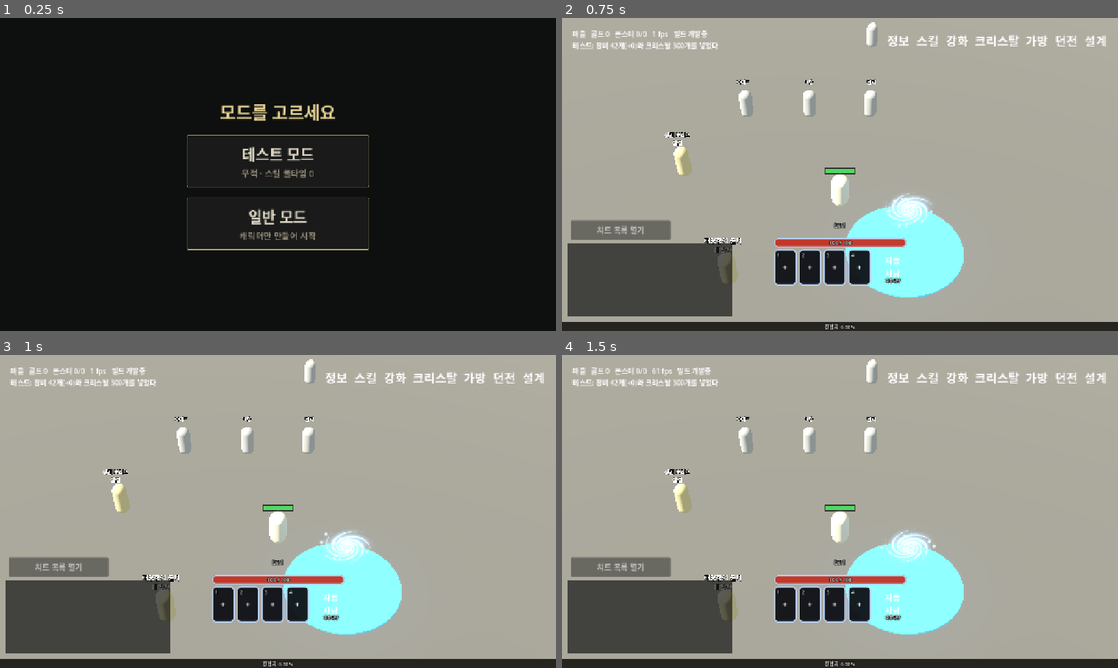
Above: before the commit, frames 1-4 (two rows, left to right).
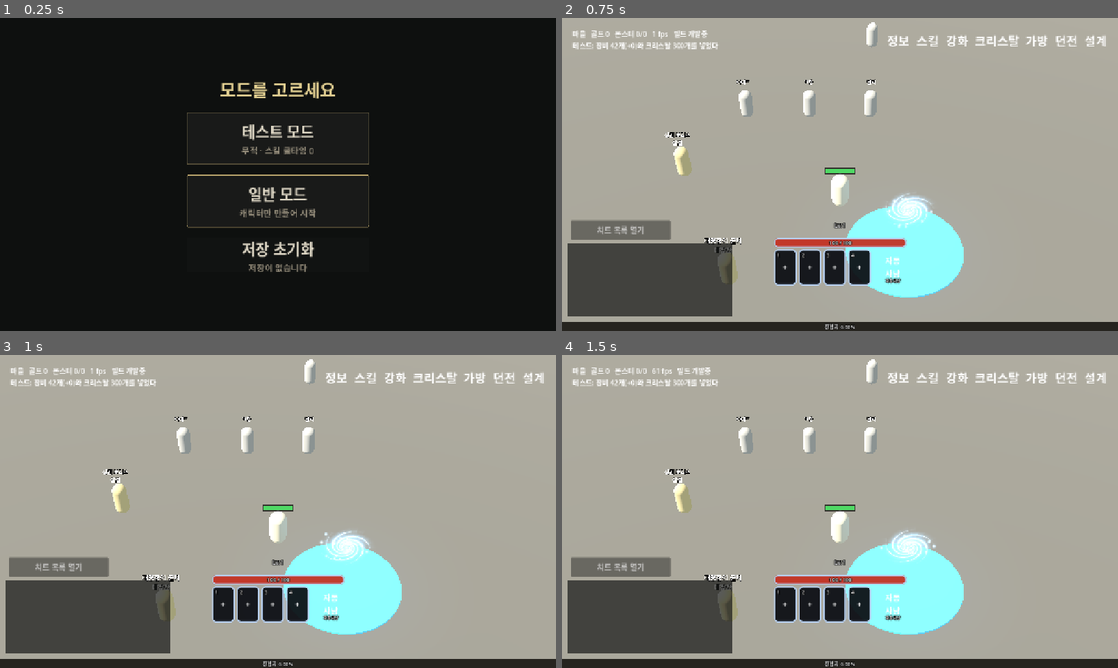
Above: after the commit, the same moments.

Repository: gogoalswo/MMORPG
Game: Godot game, scene res://start.tscn
Two runs of this game, one before a commit and one after it. Both use one fixed random seed, a clock stepped at 60 frames per second and the inputs below.
Inputs (mouse positions are in pixels of both pictures, inside the frame that each line leads up to):
- Up to frame 1 (0.25 s): no input
- Up to frame 2 (0.75 s): click (840, 161) at 0.52 s
- Up to frame 3 (1 s): no input
- Up to frame 4 (1.5 s): click (784, 605) at 1.27 s

The runs differ from the first frame. In frame 1, 4.0% of the frame differs, in the area x 33-67%, y 20-82%; in frame 2, nothing differs; in frame 3, nothing differs; in frame 4, nothing differs.

Commit message:
시작 화면에 저장 초기화 단추 — 두 번 눌러야 지운다
두 모드가 저장 하나를 같이 써서 테스트 모드에서 올린 100레벨이 일반 모드에 떴다.
지우면 다음에 고르는 모드는 1레벨부터 시작한다.

Co-Authored-By: Claude Opus 5.5 <noreply@anthropic.com>
Claude-Session: https://claude.ai/code/session_01QD7wisbkFpw9YEWmwDEDHv

Diff:
--- a/godot/game/start_screen.gd
+++ b/godot/game/start_screen.gd
@@ -17,6 +17,11 @@
 
 var test_button: Button
 var normal_button: Button
+## 저장 초기화 — **두 번 눌러야 지운다** (2026-09-26 요청: "초기화 버튼을 만들어서 초기화 시켜").
+## 모드가 저장 하나를 같이 써서, 테스트 모드에서 치트로 올린 100레벨이 일반 모드에 그대로 떴다
+var reset_button: Button
+var _reset_note: Label
+var _reset_armed := false
 
 
 func _ready() -> void:
@@ -50,6 +55,13 @@
 	column.add_child(test_button)
 	normal_button = _mode_button("일반 모드", "캐릭터만 만들어 시작", PlayMode.NORMAL)
 	column.add_child(normal_button)
+	reset_button = _mode_button("저장 초기화", "", "")
+	reset_button.custom_minimum_size.y = 80
+	reset_button.pressed.disconnect(choose)
+	reset_button.pressed.connect(_on_reset)
+	_reset_note = reset_button.get_child(0).get_child(1)
+	column.add_child(reset_button)
+	_show_reset(false)
 
 
 ## 두 줄짜리 단추 — 위는 모드 이름, 아래는 무엇이 켜지는지. 글자는 Label 로 얹는다
@@ -80,6 +92,30 @@
 	return button
 
 
+## 처음 누르면 되묻고, 한 번 더 누르면 지운다 — 다음에 고르는 모드는 1레벨부터 새로 시작한다
+func _on_reset() -> void:
+	if not _reset_armed:
+		_reset_armed = true
+		_reset_note.text = "한 번 더 누르면 지웁니다"
+		_reset_note.add_theme_color_override("font_color", GOLD_HI)
+		return
+	Save.clear()
+	_reset_armed = false
+	_show_reset(true)
+
+
+func _show_reset(cleared: bool) -> void:
+	var has_save := FileAccess.file_exists(Save.PATH)
+	reset_button.disabled = not has_save
+	_reset_note.add_theme_color_override("font_color", DIM)
+	if cleared:
+		_reset_note.text = "지웠습니다 — 1레벨부터 시작합니다"
+	elif has_save:
+		_reset_note.text = "캐릭터를 지우고 1레벨부터"
+	else:
+		_reset_note.text = "저장이 없습니다"
+
+
 func choose(mode: String) -> void:
 	PlayMode.current = mode
 	get_tree().change_scene_to_file(GAME_SCENE)
--- a/godot/tests/play_mode_test.gd
+++ b/godot/tests/play_mode_test.gd
@@ -33,12 +33,13 @@
 	if start.test_button == null or start.normal_button == null:
 		_fail("시작 화면에 모드 단추가 없다")
 	start.queue_free()
+	await _case_reset()
 
 	await _case(PlayMode.TEST)
 	await _case(PlayMode.NORMAL)
 	PlayMode.current = ""
 	if _failed == 0:
-		print("  테스트 모드: 무적·쿨타임 0 켬, 목록 접힘, 장비 42종·크리스탈 300 · 일반 모드: 전부 끔, 목록 숨김")
+		print("  초기화 단추: 두 번에 지움 · 테스트 모드: 무적·쿨타임 0 켬, 목록 접힘, 장비 42종·크리스탈 300 · 일반 모드: 전부 끔, 목록 숨김")
 	quit(1 if _failed > 0 else 0)
 
 
@@ -68,6 +69,27 @@
 	await process_frame
 
 
+## 저장 초기화 단추 — 한 번 누르면 되묻기만 하고, 두 번째에 지운다 (2026-09-26)
+func _case_reset() -> void:
+	Save.write("town", {"x": 0.0, "z": 0.0, "level": 100, "exp": 0, "hp": 1})
+	var start: Control = load("res://start.tscn").instantiate()
+	root.add_child(start)
+	await process_frame
+	if start.reset_button == null or start.reset_button.disabled:
+		_fail("저장이 있는데 초기화 단추가 없거나 꺼져 있다")
+	else:
+		start.reset_button.pressed.emit()
+		if not FileAccess.file_exists(Save.PATH):
+			_fail("초기화 단추를 한 번 눌렀는데 벌써 지웠다")
+		start.reset_button.pressed.emit()
+		if FileAccess.file_exists(Save.PATH):
+			_fail("초기화 단추를 두 번 눌렀는데 저장이 남았다")
+		if not start.reset_button.disabled:
+			_fail("지운 뒤에도 초기화 단추가 켜져 있다")
+	start.queue_free()
+	await process_frame
+
+
 ## 테스트 모드 꾸러미 — 모든 장비 등급별로 하나씩(+0), 크리스탈 300개 (2026-09-26)
 func _check_test_kit(me: Dictionary) -> void:
 	var seen := {}
Not shown, changed: docs/features/play-mode.md
